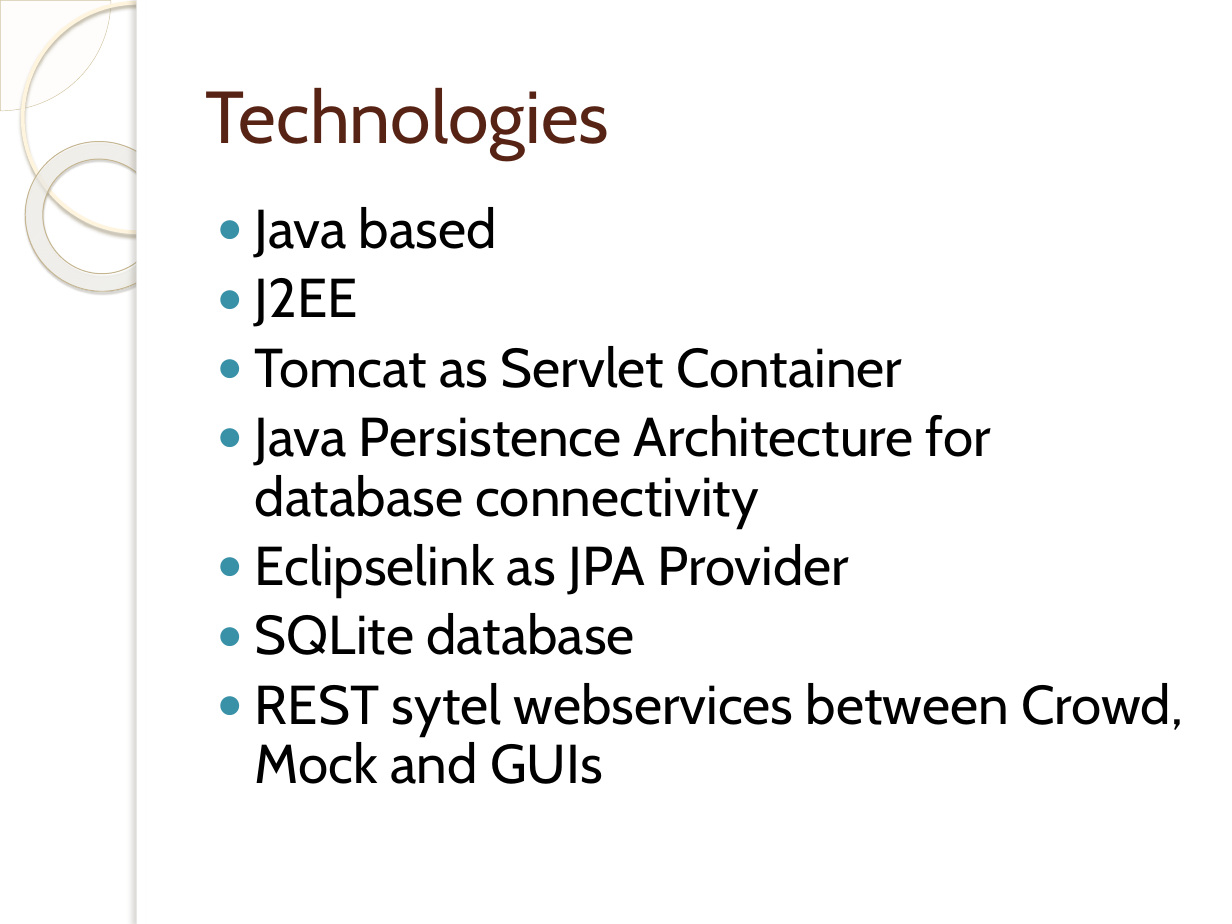
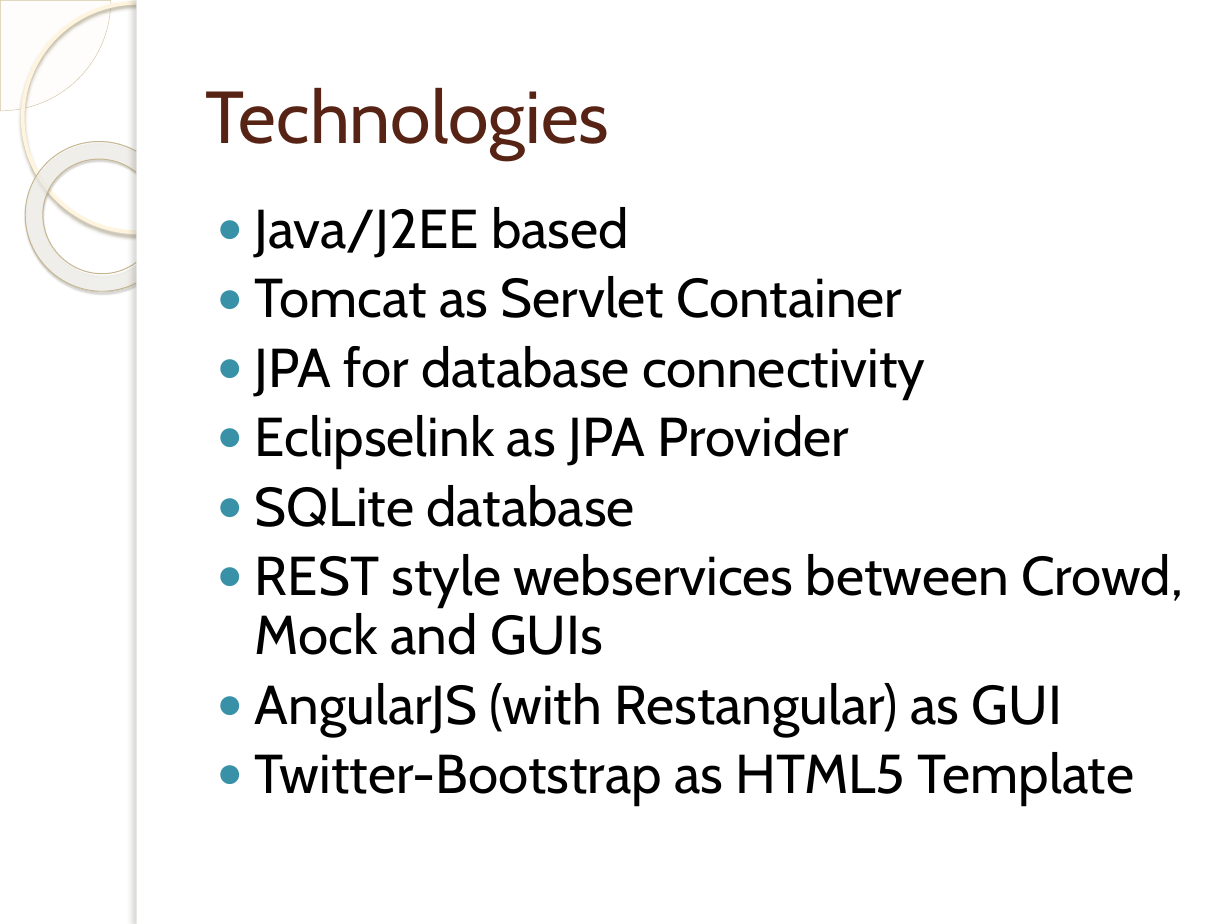
Before and after one commit to eeezyy/CompanyTrends, a slide deck: slide 6 of presentation/AIC Presentation-v2.pptx. Drawn at 1232x924 pixels with LibreOffice and Linux fonts; fonts in the diff are those of the drawing; background and template pictures are left out. Boxes give left, top, right and bottom in pixels: in the first picture for what was removed or moved away, otherwise in the second. Text is boxed around its words. In the diff, an @@ line names an element or a change of style, - is before the commit and + after.

Commit message:
updates in presentation

```diff
--- a/presentation/AIC Presentation-v2.pptx
+++ b/presentation/AIC Presentation-v2.pptx
@@ text at (255,207,629,258): text changed @@
-● Java based
-● J2EE
+● Java/J2EE based
@@ text at (255,346,925,400): text changed @@
-● Java Persistence Architecture for database connectivity
+● JPA for database connectivity
@@ text at (255,554,1183,806): text changed @@
-● REST sytel webservices between Crowd, Mock and GUIs
+● REST style webservices between Crowd, Mock and GUIs
+● AngularJS (with Restangular) as GUI
+● Twitter-Bootstrap as HTML5 Template
```
Also in this commit, not shown: 1 other slide changed.
